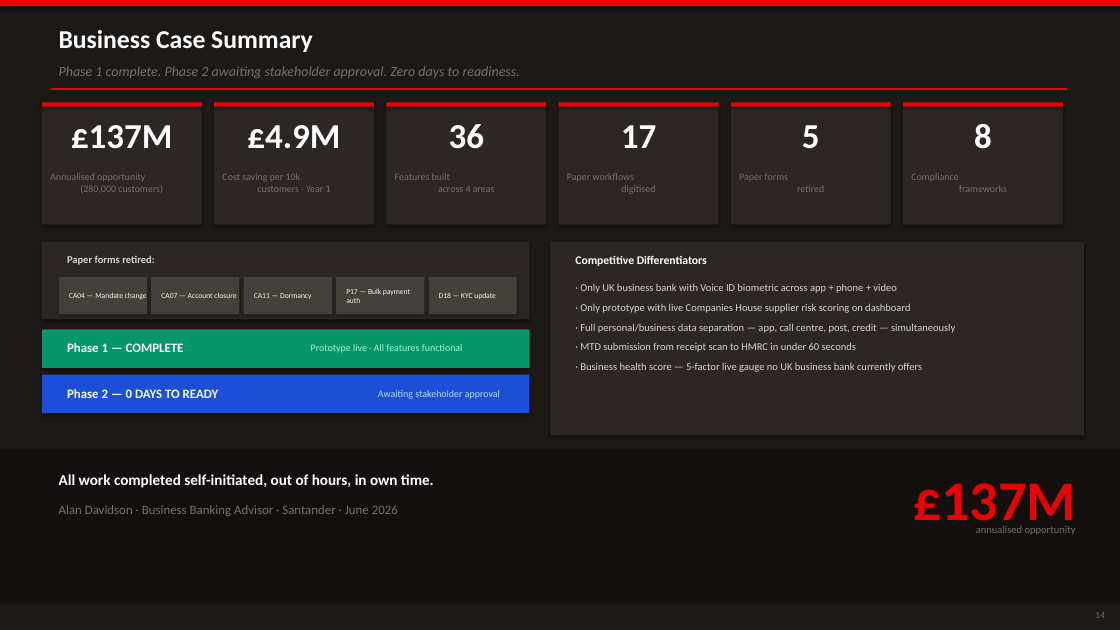
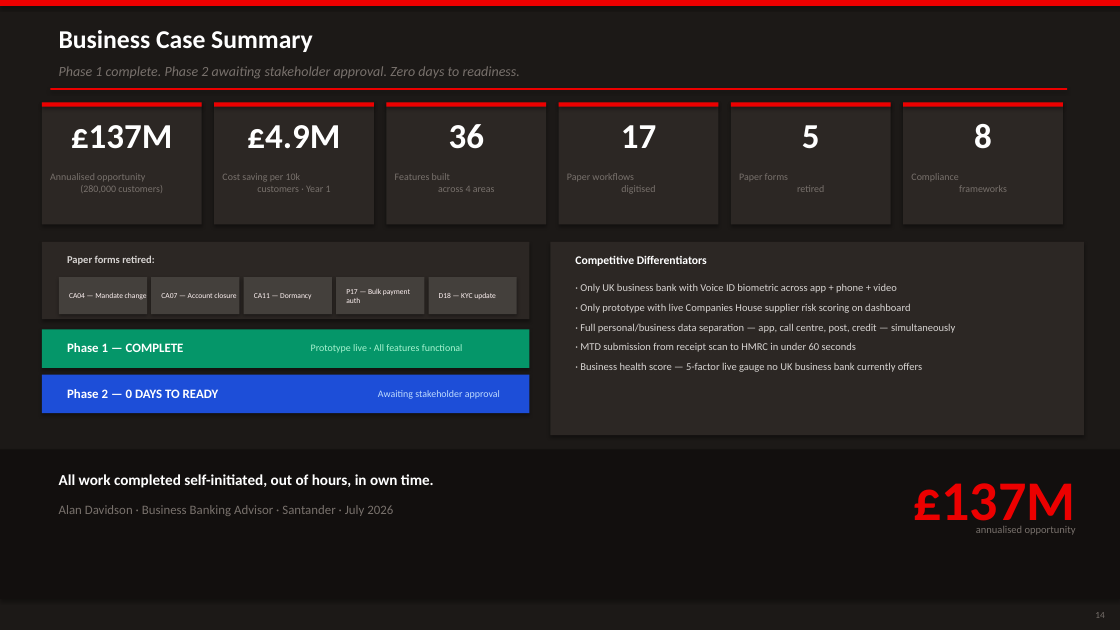
Before and after one commit to imscots-ui/santander, a slide deck: slide 14 of Santander_Project_Record.pptx. Drawn at 1120x630 pixels with LibreOffice and Linux fonts; fonts in the diff are those of the drawing. Boxes give left, top, right and bottom in pixels: in the first picture for what was removed or moved away, otherwise in the second. Text is boxed around its words. In the diff, an @@ line names an element or a change of style, - is before the commit and + after.

```diff
--- a/Santander_Project_Record.pptx
+++ b/Santander_Project_Record.pptx
@@ text at [59,505,393,516]: text changed @@
-Alan Davidson · Business Banking Advisor · Santander · June 2026
+Alan Davidson · Business Banking Advisor · Santander · July 2026
```
Also in this commit, not shown: 13 other slides changed, 7 other files.
